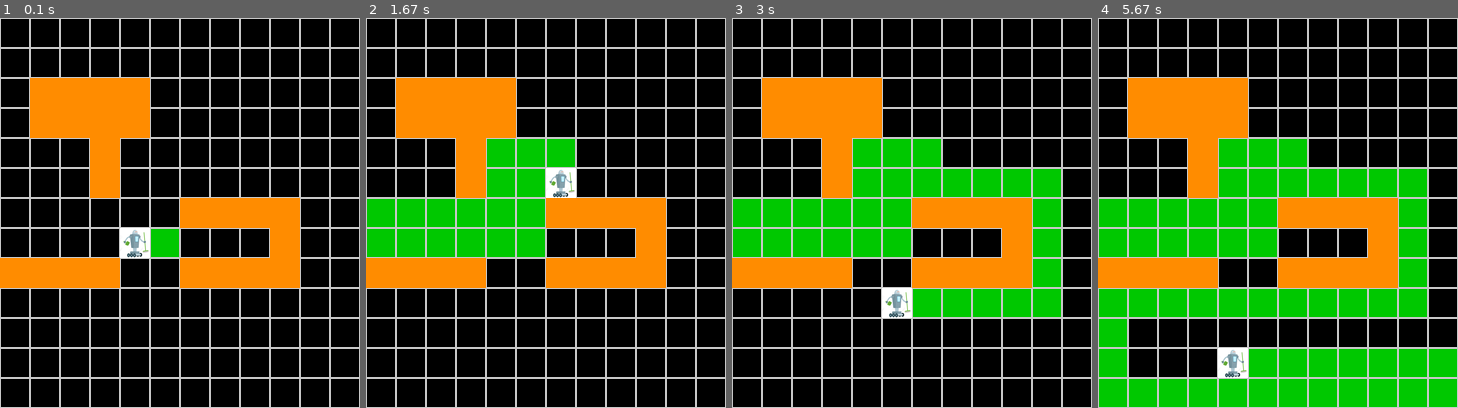
Above: before the commit, frames 1-4 (left to right).
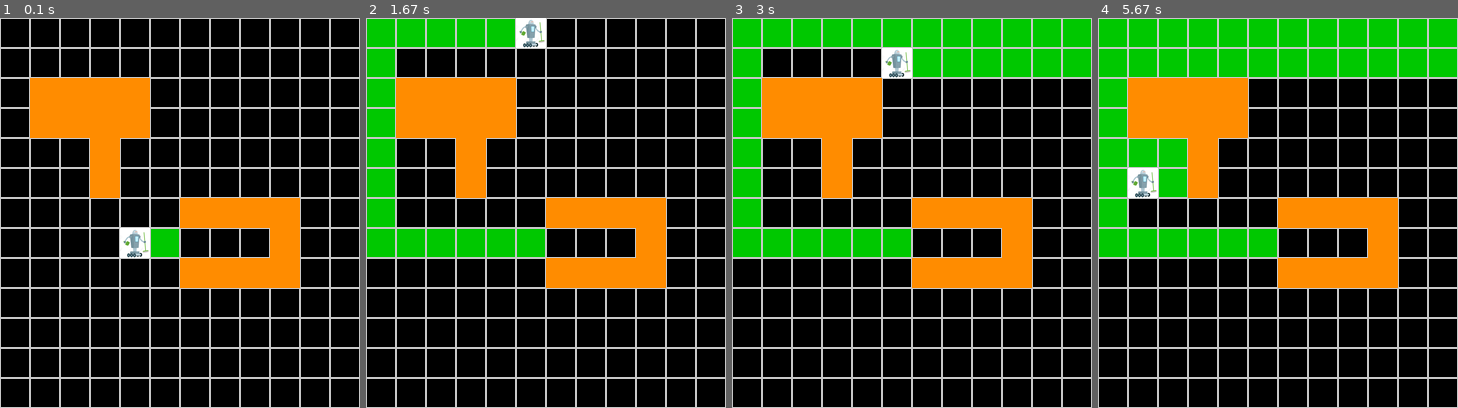
Above: after the commit, the same moments.

Repository: cphchip/cs7320_code
Game: pygame game, started from MidtrmFiles/PygameRoboVac.py
The game is run twice, just before and just after one commit, with the same random seed, the same clock (stepped at 60 frames per second) and the same inputs.
Inputs:
- Up to frame 1 (0.1 s): no input
- Up to frame 2 (1.67 s): no input
- Up to frame 3 (3 s): no input
- Up to frame 4 (5.67 s): no input

The runs differ from the first frame. In frame 1, 2.6% of the frame differs, in the area x 0-34%, y 61-70%; in frame 2, 15%; in frame 3, 30%; in frame 4, 49%, in the area x 0-100%, y 0-100%.

Commit message:
adding final comments

Diff:
--- a/MidtrmFiles/PygameRoboVac.py
+++ b/MidtrmFiles/PygameRoboVac.py
@@ -10,7 +10,7 @@
 import sys
 
 # modify RoboVac0 or copy and create your own file
-from RoboVac4 import RoboVac
+from RoboVac3 import RoboVac
 
 BLACK = (0, 0, 0)
 GOLD = (200, 0, 0)
@@ -376,7 +376,7 @@
     5 = 10 blocks
     """
 
-    game_level = 4  # OK to change this from easy to more complex
+    game_level = 3  # OK to change this from easy to more complex
 
     # calls main with the game level & runs the simulation
     main(game_level)
--- a/MidtrmFiles/RoboVac4.py
+++ b/MidtrmFiles/RoboVac4.py
@@ -33,7 +33,7 @@
             for y in range(self.room_height):
                 self.free_tiles_set.add((x, y))
 
-        # Copied code from Pygame to determine blocked cells
+        # Copied code from Pygame to determine blocked tiles
         for b in self.block_list:
             for x in range(b[0], b[0] + b[2]):
                 for y in range(b[1], b[1] + b[3]):
@@ -58,8 +58,11 @@
         global call_count
         global move_list
 
+        # First pass enter search
+        # Subsequent passes return values
         if call_count == 0:
-            move_list = self.next_step_dfs(vac_pos) # Change to alter search
+            # Change to alter search, bfs or dfs
+            move_list = self.next_step_dfs(vac_pos)
         call_count += 1
 
         return move_list[call_count]
@@ -67,56 +70,68 @@
 
     def next_step_bfs(self, vac_pos):
 
-        '''Copied from 8-game - BFS'''
+        '''Copied from 8-game and modified - BFS'''
         global visited_set
+        # Convert position to array format (row, col) from (x, y)
         arr_pos = vac_pos[::-1]
+        # Queue holds (move, location, floor array) as tuple
         queue = [[(None, arr_pos, floor)]]
+        # Free cell qty used to determine if goal board is reached
         goal_board = len(self.free_tiles_set)
         final_path = []
 
         while queue:
+            # Pull first path from queue
             path = queue.pop(0)
-            # Clear visited set so only traversed tiles are saved
+            # Rebuild visited set for newest path
             visited_set.clear()
             for items in path:
-                visited_set.add((items[1])) # In array format (row, col)
-            vertex = path[-1][2]
-            cur_pos = path[-1][1]
+                visited_set.add((items[1]))
+            vertex = path[-1][2] # Get floor from tuple
+            cur_pos = path[-1][1] # Get position from tuple
+            # Returns [move, location, new floor] for each child
             child_list = self.get_child_floor_list(cur_pos, vertex)
-
             next_node_list = ([x for x in child_list
                                if x[2] not in path])
-
             for next in next_node_list:
-                if np.sum(next[2]) == goal_board or len(path) == 400:
+                # Visited floor spaces are value 1, compare sum with free tiles qty to check solution
+                # Cutoff set to 17 due to bfs memory/time consumption
+                if np.sum(next[2]) == goal_board or len(path) == 17:
                     for x in path:
                         final_path.append(x[0])
                     return final_path
                 else:
                     queue.append(path + [next])
 
-    '''Copied from 8 game DFS'''
+
     def next_step_dfs(self, vac_pos):
+
+        '''Copied from 8 game and modified - DFS'''
         global visited_set
+        # Convert position to array format (row, col) from (x, y)
         arr_pos = vac_pos[::-1]
+        # stack holds (move, location, floor array) as tuple
         stack = [[(None, arr_pos, floor)]]
+        # Free cell qty used to determine if goal board is reached
         goal_board = len(self.free_tiles_set)
         final_path = []
 
         while stack:
+            # Pull last path added to stack
             path = stack.pop()
-            # Clear visited set so only traversed tiles are saved
+            # Rebuild visited set for newest path
             visited_set.clear()
             for items in path:
-                visited_set.add((items[1])) # In array format (row, col)
-            vertex = path[-1][2]
-            cur_pos = path[-1][1]
+                visited_set.add((items[1]))
+            vertex = path[-1][2] # Get floor from tuple
+            cur_pos = path[-1][1] # Get position from tuple
+            # Returns [move, location, new floor] for each child
             child_list = self.get_child_floor_list(cur_pos, vertex)
-
             next_node_list = ([x for x in child_list
                                if x[2] not in path])
 
             for next in next_node_list:
+                # Visited floor spaces are value 1, compare sum with free tiles qty to check solution, or cutoff at 400
                 if np.sum(next[2]) == goal_board or len(path) == 400:
                     for x in path:
                         final_path.append(x[0])
@@ -131,6 +146,7 @@
         array_blocked_tiles = set()
         moves = []
 
+        # Convert blocked tiles from (x, y) to array format (row,col)
         for b_tiles in self.blocked_tiles_set:
             array_blocked_tiles.add(b_tiles[::-1])
 
@@ -144,20 +160,26 @@
         if col > 0:
             move_west = (row, col - 1)
             moves.append((move_west))
+
         if col < max_col:
             move_east = (row, col + 1)
             moves.append((move_east))
+
         if row > 0:
             move_north = (row - 1, col)
             moves.append((move_north))
+
         if row < max_row:
             move_south = (row + 1, col)
             moves.append((move_south))
 
         # Consider board conditions for possible moves, 9 total
-        if (row > 0 and row < max_row
-            and col > 0 and col < max_col
+        if (row > 0
+            and row < max_row
+            and col > 0
+            and col < max_col
         ):  # Center condition
+
             if (move_north not in array_blocked_tiles
                 and move_north not in visited_set
             ):
@@ -182,7 +204,7 @@
                 child3 = self.child_gen(3, current_floor, move_west)
                 children.append(child3)
 
-            if not children: # Get un-stuck
+            if not children: # Get un-stuck with random move
                 options = ([x for x in moves
                             if x not in array_blocked_tiles])
                 choice = random.choice(options)
@@ -201,6 +223,7 @@
                     children.append(child3)
 
         elif row == 0 and col > 0 and col < max_col:  # Top edge
+
             if (move_east not in array_blocked_tiles
                 and move_east not in visited_set
             ):
@@ -219,7 +242,7 @@
                 child3 = self.child_gen(3, current_floor, move_west)
                 children.append(child3)
 
-            if not children: # Get un-stuck
+            if not children: # Get un-stuck with random move
                 options = ([x for x in moves
                             if x not in array_blocked_tiles])
                 choice = random.choice(options)
@@ -234,7 +257,11 @@
                     child3 = self.child_gen(3, current_floor, move_west)
                     children.append(child3)
 
-        elif row > 0 and col == 0 and row < max_row: # Left edge
+        elif (row > 0
+              and col == 0
+              and row < max_row
+        ): # Left edge
+
             if (move_north not in array_blocked_tiles
                 and move_north not in visited_set
             ):
@@ -253,204 +280,215 @@
                 child2 = self.child_gen(2, current_floor, move_south)
                 children.append(child2)
 
+            if not children: # Get un-stuck with random move
+                options = [x for x in moves if x not in array_blocked_tiles]
+                choice = random.choice(options)
+
+                if choice == move_north:
+                    child0 = self.child_gen(0, current_floor, move_north)
+                    children.append(child0)
+                elif choice == move_east:
+                    child1 = self.child_gen(1, current_floor, move_east)
+                    children.append(child1)
+                elif choice == move_south:
+                    child2 = self.child_gen(2, current_floor, move_south)
+                    children.append(child2)
+
+        elif (row == max_row
+              and col > 0
+              and col < max_col
+
+        ): # Bottom Edge
+            if (move_north not in array_blocked_tiles
+                and move_north not in visited_set
+            ):
+                child0 = self.child_gen(0, current_floor, move_north)
+                children.append(child0)
+
+            if (move_east not in array_blocked_tiles
+                and move_east not in visited_set
+            ):
+                child1 = self.child_gen(1, current_floor, move_east)
+                children.append(child1)
+
+            if (move_west not in array_blocked_tiles
+                  and move_west not in visited_set
+            ):
+                child3 = self.child_gen(3, current_floor, move_west)
+                children.append(child3)
+
+            if not children: # Get un-stuck with random move
+                options = [x for x in moves if x not in array_blocked_tiles]
+                choice = random.choice(options)
+
+                if choice == move_north:
+                    child0 = self.child_gen(0, current_floor, move_north)
+                    children.append(child0)
+                elif choice == move_east:
+                    child1 = self.child_gen(1, current_floor, move_east)
+                    children.append(child1)
+                elif choice == move_west:
+                    child3 = self.child_gen(3, current_floor, move_west)
+                    children.append(child3)
+
+        elif (row > 0
+              and row < max_row
+              and col == max_col
+        ): # Right edge
+
+            if (move_north not in array_blocked_tiles
+                and move_north not in visited_set
+            ):
+                child0 = self.child_gen(0, current_floor, move_north)
+                children.append(child0)
+
+            if (move_south not in array_blocked_tiles
+                  and move_south not in visited_set
+            ):
+                child2 = self.child_gen(2, current_floor, move_south)
+                children.append(child2)
+
+            if (move_west not in array_blocked_tiles
+                  and move_west not in visited_set
+            ):
+                child3 = self.child_gen(3, current_floor, move_west)
+                children.append(child3)
+
+            if not children: # Get un-stuck with random move
+                options = [x for x in moves if x not in array_blocked_tiles]
+                choice = random.choice(options)
+
+                if choice == move_north:
+                    child0 = self.child_gen(0, current_floor, move_north)
+                    children.append(child0)
+                elif choice == move_south:
+                    child2 = self.child_gen(2, current_floor, move_south)
+                    children.append(child2)
+                elif choice == move_west:
+                    child3 = self.child_gen(3, current_floor, move_west)
+                    children.append(child3)
+
+        elif row == max_row and col == max_col: # Bottom right corner
+
+            if (move_north not in array_blocked_tiles
+                and move_north not in visited_set
+            ):
+                child0 = self.child_gen(0, current_floor, move_north)
+                children.append(child0)
+
+            if (move_west not in array_blocked_tiles
+                  and move_west not in visited_set
+            ):
+                child3 = self.child_gen(3, current_floor, move_west)
+                children.append(child3)
+
+            if not children: ## Get un-stuck with random move
+                options = [x for x in moves if x not in array_blocked_tiles]
+                choice = random.choice(options)
+
+                if choice == move_north:
+                    child0 = self.child_gen(0, current_floor, move_north)
+                    children.append(child0)
+                elif choice == move_west:
+                    child3 = self.child_gen(3, current_floor, move_west)
+                    children.append(child3)
+
+        elif row == 0 and col == max_col: # Top right corner
+
+            if (move_south not in array_blocked_tiles
+                and move_south not in visited_set
+            ):
+                child2 = self.child_gen(2, current_floor, move_south)
+                children.append(child2)
+
+            if (move_west not in array_blocked_tiles
+                and move_west not in visited_set
+            ):
+                child3 = self.child_gen(3, current_floor, move_west)
+                children.append(child3)
+
             if not children: # Get un-stuck
                 options = [x for x in moves if x not in array_blocked_tiles]
                 choice = random.choice(options)
 
+                if choice == move_south:
+                    child2 = self.child_gen(2, current_floor, move_south)
+                    children.append(child2)
+                elif choice == move_west:
+                    child3 = self.child_gen(3, current_floor, move_west)
+                    children.append(child3)
+
+        elif row == 0 and col == 0: # Top left corner
+
+            if (move_east not in array_blocked_tiles
+                and move_east not in visited_set
+            ):
+                child1 = self.child_gen(1, current_floor, move_east)
+                children.append(child1)
+
+            if (move_south not in array_blocked_tiles
+                and move_south not in visited_set
+            ):
+                child2 = self.child_gen(2, current_floor, move_south)
+                children.append(child2)
+
+            if not children: # Get un-stuck with random move
+                options = [x for x in moves if x not in array_blocked_tiles]
+                choice = random.choice(options)
+
+                if choice == move_east:
+                    child1 = self.child_gen(1, current_floor, move_east)
+                    children.append(child1)
+                elif choice == move_south:
+                    child2 = self.child_gen(2, current_floor, move_south)
+                    children.append(child2)
+
+        elif row == max_row and col == 0: # Bottom left corner
+
+            if (move_north not in array_blocked_tiles
+                and move_north not in visited_set
+            ):
+                child0 = self.child_gen(0, current_floor, move_north)
+                children.append(child0)
+
+            if (move_east not in array_blocked_tiles
+                and move_east not in visited_set
+            ):
+                child1 = self.child_gen(1, current_floor, move_east)
+                children.append(child1)
+
+            if not children: # Get un-stuck with random move
+                options = [x for x in moves if x not in array_blocked_tiles]
+                choice = random.choice(options)
+
                 if choice == move_north:
                     child0 = self.child_gen(0, current_floor, move_north)
                     children.append(child0)
                 elif choice == move_east:
                     child1 = self.child_gen(1, current_floor, move_east)
                     children.append(child1)
-                elif choice == move_south:
-                    child2 = self.child_gen(2, current_floor, move_south)
-                    children.append(child2)
-
-        elif row == max_row and col > 0 and col < max_col: # Bottom edge
-            if (move_north not in array_blocked_tiles
-                and move_north not in visited_set
-            ):
-                child0 = self.child_gen(0, current_floor, move_north)
-                children.append(child0)
-
-            if (move_east not in array_blocked_tiles
-                and move_east not in visited_set
-            ):
-                child1 = self.child_gen(1, current_floor, move_east)
-                children.append(child1)
-
-            if (move_west not in array_blocked_tiles
-                  and move_west not in visited_set
-            ):
-                child3 = self.child_gen(3, current_floor, move_west)
-                children.append(child3)
-
-            if not children: # Get un-stuck
-                options = [x for x in moves if x not in array_blocked_tiles]
-                choice = random.choice(options)
-
-                if choice == move_north:
-                    child0 = self.child_gen(0, current_floor, move_north)
-                    children.append(child0)
-                elif choice == move_east:
-                    child1 = self.child_gen(1, current_floor, move_east)
-                    children.append(child1)
-                elif choice == move_west:
-                    child3 = self.child_gen(3, current_floor, move_west)
-                    children.append(child3)
-
-        elif row > 0 and row < max_row and col == max_col: # Right edge
-            if (move_north not in array_blocked_tiles
-                and move_north not in visited_set
-            ):
-                child0 = self.child_gen(0, current_floor, move_north)
-                children.append(child0)
-
-            if (move_south not in array_blocked_tiles
-                  and move_south not in visited_set
-            ):
-                child2 = self.child_gen(2, current_floor, move_south)
-                children.append(child2)
-
-            if (move_west not in array_blocked_tiles
-                  and move_west not in visited_set
-            ):
-                child3 = self.child_gen(3, current_floor, move_west)
-                children.append(child3)
-
-            if not children: # Get un-stuck
-                options = [x for x in moves if x not in array_blocked_tiles]
-                choice = random.choice(options)
-
-                if choice == move_north:
-                    child0 = self.child_gen(0, current_floor, move_north)
-                    children.append(child0)
-                elif choice == move_south:
-                    child2 = self.child_gen(2, current_floor, move_south)
-                    children.append(child2)
-                elif choice == move_west:
-                    child3 = self.child_gen(3, current_floor, move_west)
-                    children.append(child3)
-
-        elif row == max_row and col == max_col: # Bottom right corner
-            if (move_north not in array_blocked_tiles
-                and move_north not in visited_set
-            ):
-                child0 = self.child_gen(0, current_floor, move_north)
-                children.append(child0)
-
-            if (move_west not in array_blocked_tiles
-                  and move_west not in visited_set
-            ):
-                child3 = self.child_gen(3, current_floor, move_west)
-                children.append(child3)
-
-            if not children: # Get un-stuck
-                options = [x for x in moves if x not in array_blocked_tiles]
-                choice = random.choice(options)
-
-                if choice == move_north:
-                    child0 = self.child_gen(0, current_floor, move_north)
-                    children.append(child0)
-                elif choice == move_west:
-                    child3 = self.child_gen(3, current_floor, move_west)
-                    children.append(child3)
-
-        elif row == 0 and col == max_col: # Top right corner
-            if (move_south not in array_blocked_tiles
-                and move_south not in visited_set
-            ):
-                child2 = self.child_gen(2, current_floor, move_south)
-                children.append(child2)
-
-            if (move_west not in array_blocked_tiles
-                and move_west not in visited_set
-            ):
-                child3 = self.child_gen(3, current_floor, move_west)
-                children.append(child3)
-
-            if not children: # Get un-stuck
-                options = [x for x in moves if x not in array_blocked_tiles]
-                choice = random.choice(options)
-
-                if choice == move_south:
-                    child2 = self.child_gen(2, current_floor, move_south)
-                    children.append(child2)
-                elif choice == move_west:
-                    child3 = self.child_gen(3, current_floor, move_west)
-                    children.append(child3)
-
-        elif row == 0 and col == 0: # Top left corner
-            if (move_east not in array_blocked_tiles
-                and move_east not in visited_set
-            ):
-                child1 = self.child_gen(1, current_floor, move_east)
-                children.append(child1)
-
-            if (move_south not in array_blocked_tiles
-                and move_south not in visited_set
-            ):
-                child2 = self.child_gen(2, current_floor, move_south)
-                children.append(child2)
-
-            if not children: # Get un-stuck
-                options = [x for x in moves if x not in array_blocked_tiles]
-                choice = random.choice(options)
-
-                if choice == move_east:
-                    child1 = self.child_gen(1, current_floor, move_east)
-                    children.append(child1)
-                elif choice == move_south:
-                    child2 = self.child_gen(2, current_floor, move_south)
-                    children.append(child2)
-
-        elif row == max_row and col == 0: # Bottom left corner
-            if (move_north not in array_blocked_tiles
-                and move_north not in visited_set
-            ):
-                child0 = self.child_gen(0, current_floor, move_north)
-                children.append(child0)
-
-            if (move_east not in array_blocked_tiles
-                and move_east not in visited_set
-            ):
-                child1 = self.child_gen(1, current_floor, move_east)
-                children.append(child1)
-
-            if not children: # Get un-stuck
-                options = [x for x in moves if x not in array_blocked_tiles]
-                choice = random.choice(options)
-
-                if choice == move_north:
-                    child0 = self.child_gen(0, current_floor, move_north)
-                    children.append(child0)
-                elif choice == move_east:
-                    child1 = self.child_gen(1, current_floor, move_east)
-                    children.append(child1)
 
         return children
 
 
     def child_gen(self, move, current_floor, new_pos):
-        global visited_set
 
         if move == 0:
             child0 = copy.deepcopy(current_floor)
             child0[new_pos] = 1
-            return [move, (new_pos), child0.tolist()]
+            return [move, (new_pos), child0]
 
         elif move == 1:
             child1 = copy.deepcopy(current_floor)
             child1[new_pos] = 1
-            return [move, (new_pos), child1.tolist()]
+            return [move, (new_pos), child1]
 
         elif move == 2:
             child2 = copy.deepcopy(current_floor)
             child2[new_pos] = 1
-            return [move, (new_pos), child2.tolist()]
+            return [move, (new_pos), child2]
 
         elif move == 3:
             child3 = copy.deepcopy(current_floor)
             child3[new_pos] = 1
-            return [move, (new_pos), child3.tolist()]
+            return [move, (new_pos), child3]
--- a/MidtrmFiles/log.txt
+++ b/MidtrmFiles/log.txt
@@ -23,3 +23,22 @@
 2023-03-18 10:44 48996654 Chip Henderson  L4 Coverage:0.91 Eff:0.30
 2023-03-18 10:46 48996654 Chip Henderson  L4 Coverage:0.84 Eff:0.40
 2023-03-18 10:47 48996654 Chip Henderson  L4 Coverage:1.00 Eff:0.67
+2023-03-18 15:07 48996654 Chip Henderson  L4 Coverage:0.95 Eff:0.40
+2023-03-18 15:53 48996654 Chip Henderson  L4 Coverage:0.88 Eff:0.36
+2023-03-18 15:54 48996654 Chip Henderson  L4 Coverage:0.89 Eff:0.40
+2023-03-18 15:55 48996654 Chip Henderson  L4 Coverage:1.00 Eff:0.63
+2023-03-18 15:59 48996654 Chip Henderson  L4 Coverage:1.00 Eff:0.77
+2023-03-18 15:59 48996654 Chip Henderson  L4 Coverage:1.00 Eff:0.71
+2023-03-18 16:01 48996654 Chip Henderson  L5 Coverage:0.38 Eff:0.42
+2023-03-18 16:02 48996654 Chip Henderson  L5 Coverage:0.57 Eff:0.39
+2023-03-18 16:03 48996654 Chip Henderson  L3 Coverage:1.00 Eff:0.52
+2023-03-18 16:04 48996654 Chip Henderson  L2 Coverage:0.97 Eff:0.39
+2023-03-18 16:05 48996654 Chip Henderson  L2 Coverage:0.97 Eff:0.43
+2023-03-18 16:06 48996654 Chip Henderson  L2 Coverage:1.00 Eff:0.43
+2023-03-18 16:07 48996654 Chip Henderson  L1 Coverage:1.00 Eff:0.94
+2023-03-18 16:08 48996654 Chip Henderson  L0 Coverage:0.99 Eff:0.42
+2023-03-18 16:08 48996654 Chip Henderson  L0 Coverage:1.00 Eff:0.87
+2023-03-18 16:10 48996654 Chip Henderson  L3 Coverage:0.92 Eff:0.37
+2023-03-18 16:10 48996654 Chip Henderson  L3 Coverage:0.98 Eff:0.44
+2023-03-18 16:11 48996654 Chip Henderson  L3 Coverage:0.98 Eff:0.41
+2023-03-18 16:12 48996654 Chip Henderson  L3 Coverage:1.00 Eff:0.42
